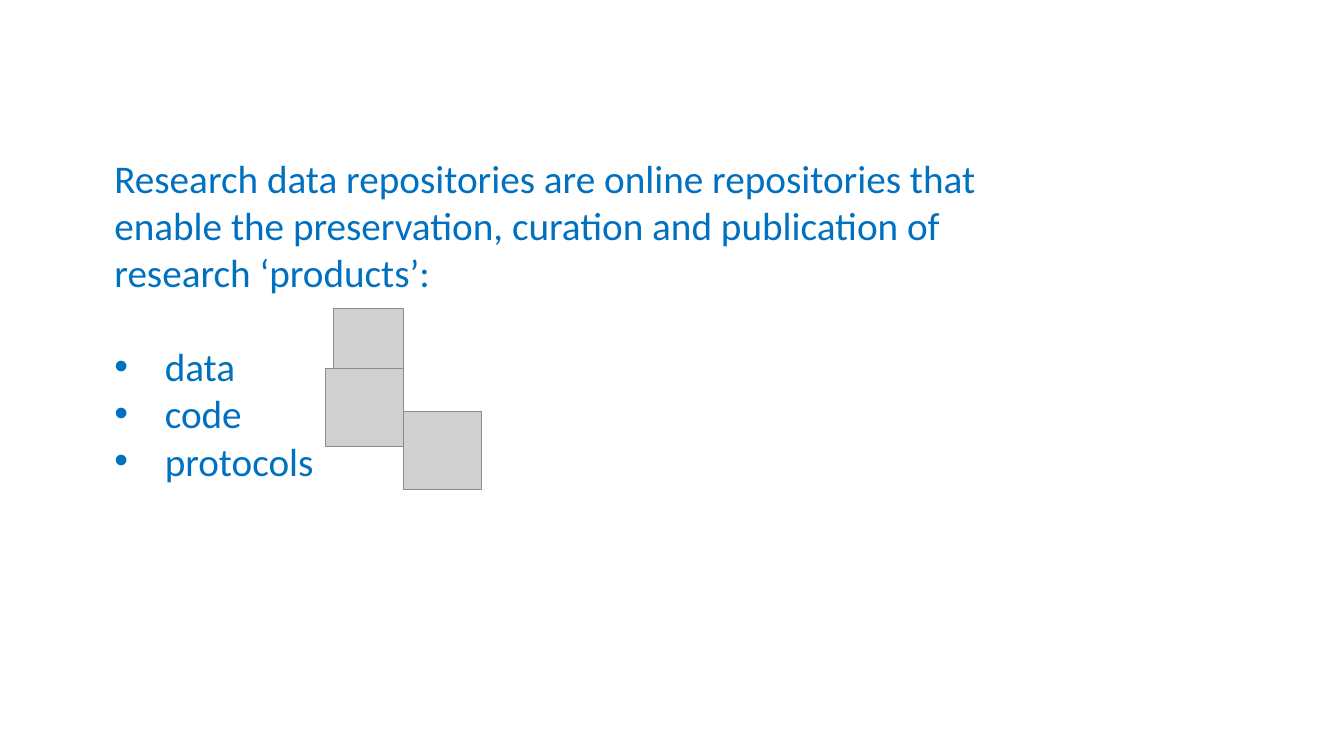
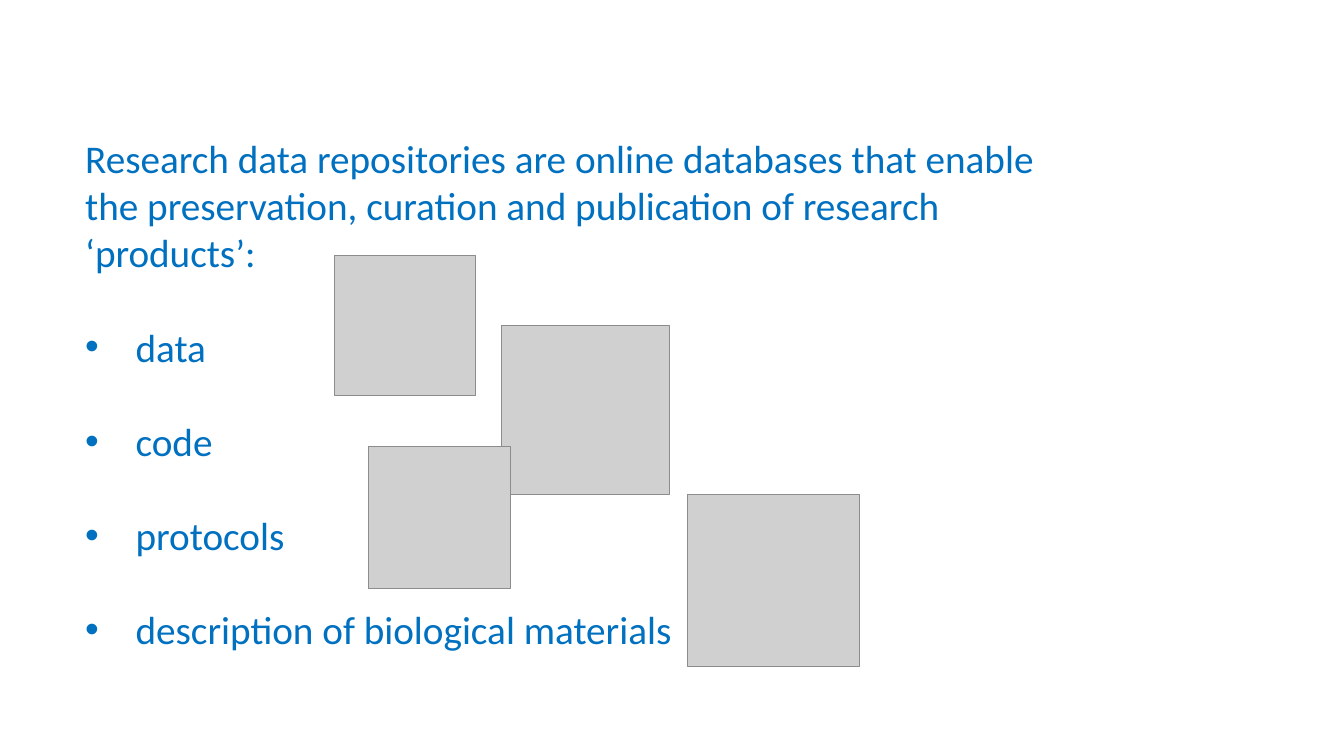
Before and after one commit to carpentries-incubator/fair-bio-practice, a slide deck: slide 3 of instructors/13-Repositories_v3.0.pptx. Drawn at 1344x756 pixels with LibreOffice and Linux fonts; fonts in the diff are those of the drawing; grey boxes stand for pictures; background and template pictures are left out. Boxes give left, top, right and bottom in pixels: in the first picture for what was removed or moved away, otherwise in the second. Text is boxed around its words. In the diff, an @@ line names an element or a change of style, - is before the commit and + after.

```diff
--- a/instructors/13-Repositories_v3.0.pptx
+++ b/instructors/13-Repositories_v3.0.pptx
@@ text "Research data repositories are online ...": place and size @@
-text "Research data repositories are online ..." at bbox=[114, 165, 975, 483]
+text "Research data repositories are online ..." at bbox=[85, 145, 1034, 651]
@@ text at bbox=[85, 145, 1034, 274]: text changed @@
-Research data repositories are online repositories that enable the preservation, curation and publication of research ‘products’:
+Research data repositories are online databases that enable the preservation, curation and publication of research ‘products’:
@@ picture added at bbox=[335, 256, 475, 396] @@
@@ picture removed at bbox=[334, 309, 403, 378] @@
@@ picture added at bbox=[502, 326, 670, 494] @@
@@ text at bbox=[136, 334, 285, 557]: line spacing 1 to 2 @@
@@ picture removed at bbox=[326, 368, 404, 447] @@
@@ picture removed at bbox=[403, 411, 482, 490] @@
@@ picture added at bbox=[369, 447, 511, 589] @@
@@ picture added at bbox=[688, 494, 860, 666] @@
@@ text at bbox=[136, 616, 672, 651]: paragraph added @@
+• description of biological materials
```
Also in this commit, not shown: 3 other slides changed, 3 other files.
